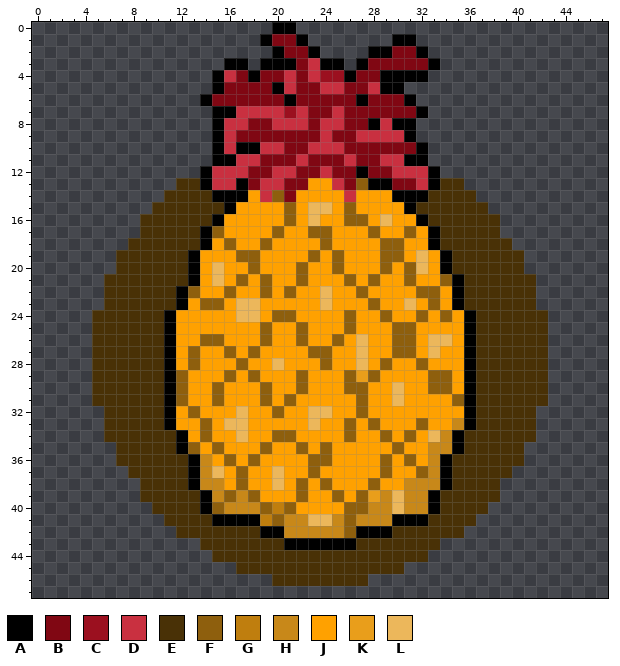
One commit to this pixel-art file: Assets/Game Assets/Tower Defense Map/Towers/Pinya/Pinya_Weapon.aseprite. Above is the file before it was changed.
48x48 pixels, 1 frame.
Visible layers, top first: "level3", "level2", "level1", "Base".
Palette (. is transparent): A #000000  B #800713  C #9b101f  D #c93040  E #493106  F #8e5f0d  G #bf7e0e  H #c88819  J #ffa100  K #e99e1b  L #ecb75b
Pixels before, first column x 5:
 0 ...............AA.....................
 1 ..............ABBA.......AA...........
 2 ...............ABBA....AABBA..........
 3 ...........AA.AAABDAA.ABBBBBA.........
 4 ..........ADBABBDBDCCABBAAAA..........
 5 ..........ABBBBADBBDDBBDAA............
 6 .........ABBBBBBABBBBBABBBA...........
 7 ..........AADDDDCDBBDBBBBBBA..........
 8 ..........ADDBBDDDBDDBBADAA...........
 9 ..........ADBBBBBBBDBBDDDDA...........
10 ..........ADAADDBBDDDBBBBBBA..........
11 ..........AADDBBBDBBBDBBDDAA..........
12 .........ADDDBBDDBBDBBABBDDDA.........
13 .......EEADDABDDBBJJDBFAABBDAEE.......
14 ......EEEEAAAJDFBJJJJDJJJAAAEEEE......
15 .....EEEEEEAJJJJFJLLJFJJJJAEEEEEE.....
16 ....EEEEEEAJJJJJFJLJJFFJLJJAEEEEEE....
17 ....EEEEEAFJJJJFJJFFJJJFJJFJAEEEEE....
18 ...EEEEEEAJFJJFJJJJFJJJJFFJJAEEEEEE...
19 ..EEEEEEAJJJFFJJJJFJFJJJFFJLJAEEEEEE..
20 ..EEEEEEAJLJJFJJJFJJFJJJFJFLJAEEEEEE..
21 .EEEEEEEAJLJFJFJJFJJJFJFJJFJJFAEEEEEE.
22 .EEEEEEAFJJFJJFJFJJLJJFJJJJFFJAEEEEEE.
23 .EEEEEEAJFFJLLJJJJJLJJJFJJLJFJAEEEEEE.
24 EEEEEEAJJJJJLLJFFJJJJFJJFJJFJFJAEEEEEE
25 EEEEEEAJJJJJJJFJJFJJJFJJJFFJJJJAEEEEEE
26 EEEEEEAJJFFJJJFJJFJJFJLJJFFJLLJAEEEEEE
27 EEEEEEAJFJJFJFJJJJFFJJLJJFFJLJJAEEEEEE
28 EEEEEEAJFJJJFJJLJJJFJJLJFJJFJJJAEEEEEE
29 EEEEEEAFJJJFJFJJJFJJJFKFJJJJFFJAEEEEEE
30 EEEEEEAFJJFJJJFJJFJJJFFJJLJJFFJAEEEEEE
31 EEEEEEAFJJFJJJFJFJJJJJFJJLJJJJFAEEEEEE
32 .EEEEEAJFJJJLJJFJJLLJJFJJJJJJJJAEEEEE.
33 .EEEEEAJJFJLLJJJJJLJJFJFJJJFJJHAEEEEE.
34 .EEEEEEAJFJJLJJFFJJJJFJJFJFJLHAEEEEEE.
35 ..EEEEEAFJFJJJFJJFJFJJJJJFJJHHAEEEEE..
36 ..EEEEEEAHJFJFJJJJFFJJJJFJFJHAEEEEEE..
37 ...EEEEEAHLJFJJLJJFJJJJJFJJFHAEEEEE...
38 ....EEEEAHHJFJJLJFJFJJJFJJHHHAEEEE....
39 ....EEEEEAHFHFJJJFJJFJFKHLHHAEEEEE....
40 .....EEEEAFHHHFGFJJJJFFHHLHHAEEEE.....
41 ......EEEEAAAAGFHHLLHFHHHAAAEEEE......
42 .......EEEEEEEAAHHHHHFAAAEEEEEE.......
43 .........EEEEEEEAAAAAAEEEEEEE.........
44 ..........EEEEEEEEEEEEEEEEEE..........
45 ............EEEEEEEEEEEEEE............
46 ...............EEEEEEEE...............
Once edited:
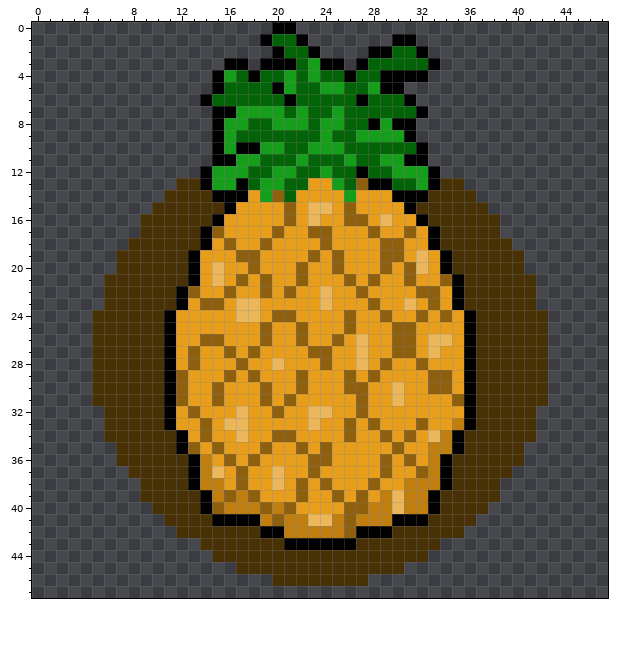
The exact change:
layer "level1" now hidden
layer "level3" now hidden
colour B: #800713 -> #036407
colour D: #c93040 -> #149e19
Changed rows in their new state; - is a pixel that keeps its letter.
first column x 21:
 4 ---BB
 7 B----
first column x 12:
13 -----------KK-----------
14 ------K---KKKK-KKK------
15 -----KKKK-K--K-KKKK-----
16 ----KKKKK-K-KK--K-KK----
17 ----KKKK-KK--KKK-KK-K---
18 ---K-KK-KKKK-KKKK--KK---
19 --KKK--KKKK-K-KKK--K-K--
20 --K-KK-KKK-KK-KKK-K--K--
21 --K-K-K-KK-KKK-K-KK-KK--
22 --KK-KK-K-KK-KK-KKKK--K-
23 -K--K--KKKKK-KKK-KK-K-K-
24 KKKKK--K--KKKK-KK-KK-K-K
25 KKKKKKK-KK-KKK-KKK--KKKK
26 KK--KKK-KK-KK-K-KK--K--K
27 K-KK-K-KKKK--KK-KK--K-KK
28 K-KKK-KK-KKK-KK-K-KK-KKK
29 -KKK-K-KKK-KKK---KKKK--K
30 -KK-KKK-KK-KKK--KK-KK--K
31 -KK-KKK-K-KKKKK-KK-KKKK-
32 K-KKK-KK-KK--KK-KKKKKKKK
33 KK-K--KKKKK-KK-K-KKK-KKG
34 -K-KK-KK--KKKK-KK-K-K-G-
35 --K-KKK-KK-K-KKKKK-KKGG-
36 --GK-K-KKKK--KKKK-K-KG--
37 --G-K-KK-KK-KKKKK-KK-G--
38 --GGK-KK-K-K-KKK-KKGGG--
39 ---G-G-KKK-KK-K--G-GG---
40 ----GGG---KKKK--GG-GG---
41 ---------GG--G-GGG------
42 ---------GGGGG----------
Changed places in both pictures, as pixel boxes (x1, y1, x2, y2):
changed: (176, 34, 464, 538)
